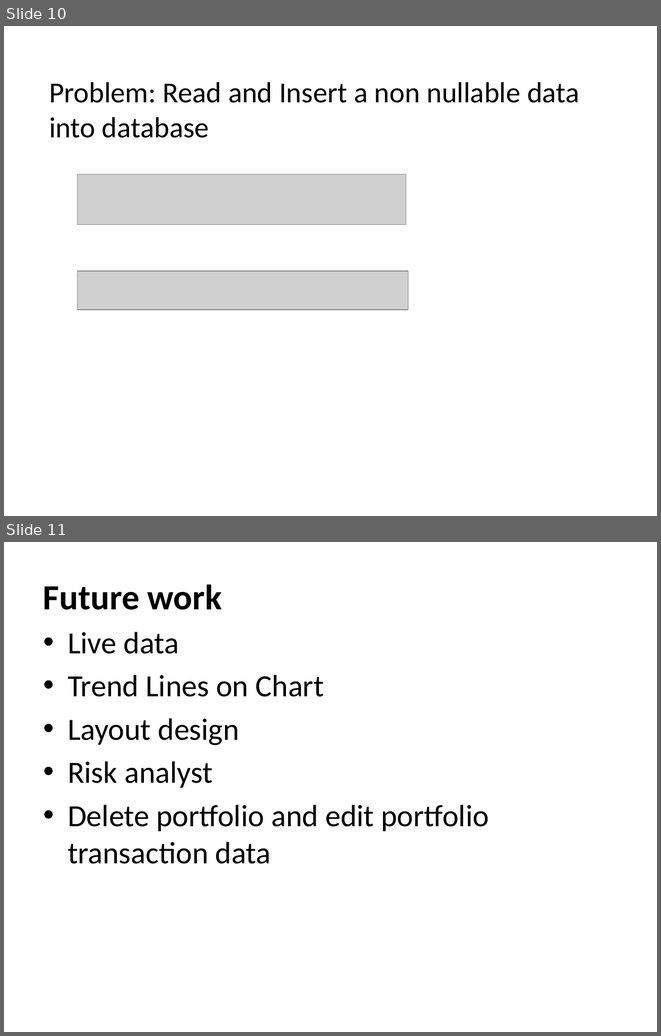
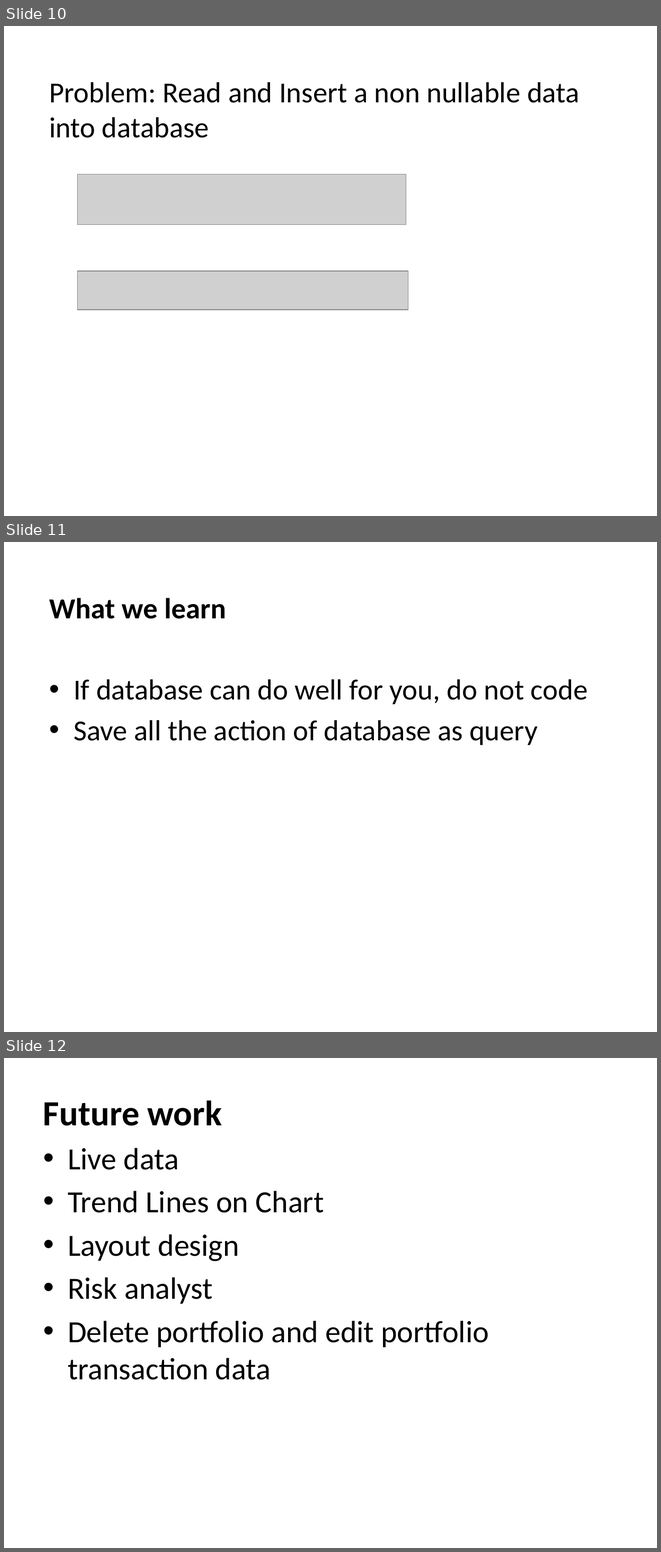
Before and after one commit to IPD8-guofeng/dotnet-group-project, a slide deck: Stock trade and analyst system.pptx. Shown one above the other, each under a label of ours: slides 10 and 11 before the commit, slides 10, 11 and 12 after it. The pictures are 661x1036 and 661x1552 pixels, drawn with LibreOffice and Linux fonts; fonts in the diff are those of the drawing; grey boxes stand for pictures. Boxes give left, top, right and bottom in pixels: in the first picture for what was removed or moved away, otherwise in the second. Text is boxed around its words. In the diff, an @@ line names an element or a change of style, - is before the commit and + after.

```diff
--- a/Stock trade and analyst system.pptx
+++ b/Stock trade and analyst system.pptx
@@ slide 11 added at (x1=4, y1=542, x2=657, y2=1032), background #FFFFFF @@
@@ text added at (x1=49, y1=598, x2=588, y2=745), 32 pt, text #000000 @@
+What we learn
+• If database can do well for you, do not code
+• Save all the action of database as query
@@ what was slide 11 is now slide 12 @@
```
Also in this commit, not shown: 6 slides changed.
